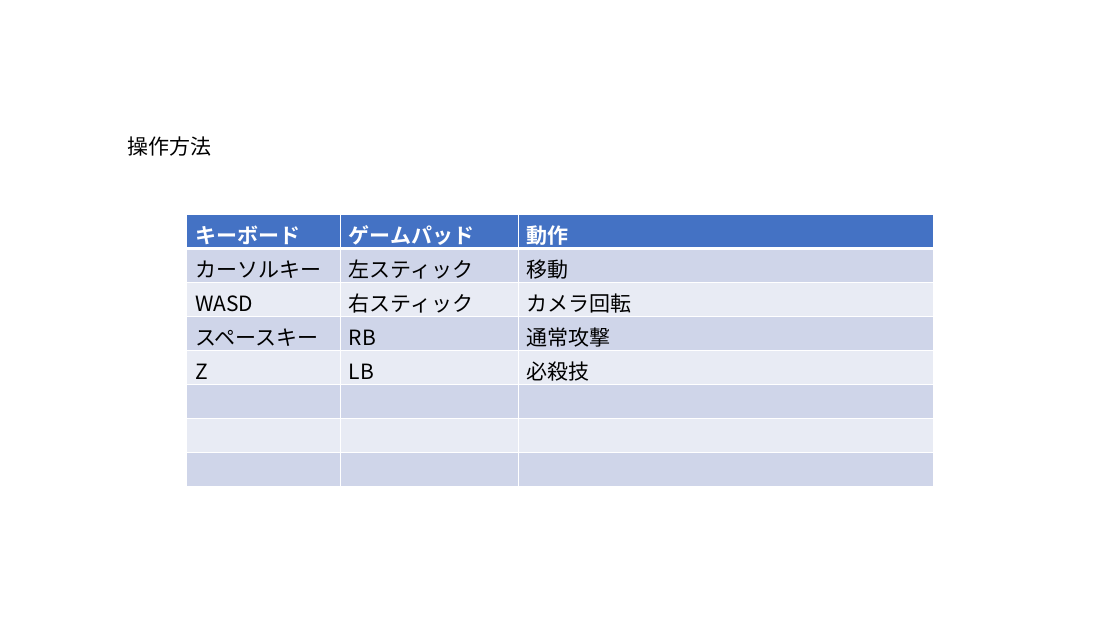
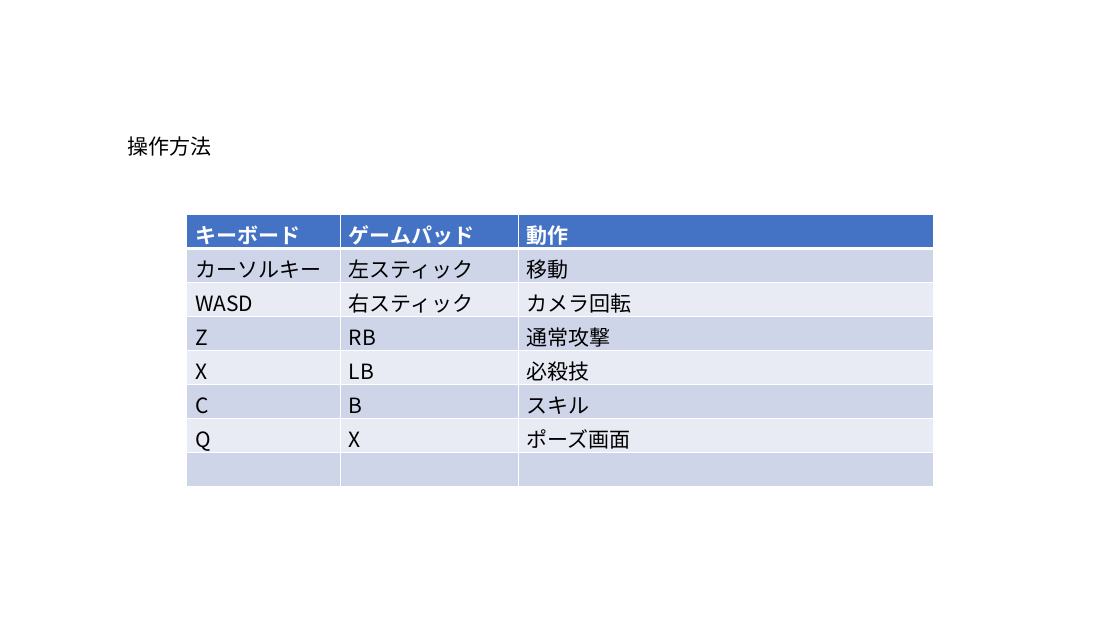
Before and after one commit to soushi1116/Employment, a slide deck: slide 2 of 仕様書/プレイヤー.pptx. Drawn at 1120x630 pixels with LibreOffice and Linux fonts; fonts in the diff are those of the drawing. Boxes give left, top, right and bottom in pixels: in the first picture for what was removed or moved away, otherwise in the second. Text is boxed around its words. In the diff, an @@ line names an element or a change of style, - is before the commit and + after.

```diff
--- a/仕様書/プレイヤー.pptx
+++ b/仕様書/プレイヤー.pptx
@@ table at <box>187,214,933,486</box> @@
-row 4: スペースキー | RB | 通常攻撃
-row 5: Z | LB | 必殺技
+row 4: Z | RB | 通常攻撃
+row 5: X | LB | 必殺技
+row 6: C | B | スキル
+row 7: Q | X | ポーズ画面
-row 7:  |  | 
-row 8:  |  | 
```
Also in this commit, not shown: 1 other slide changed, 2 other files.
